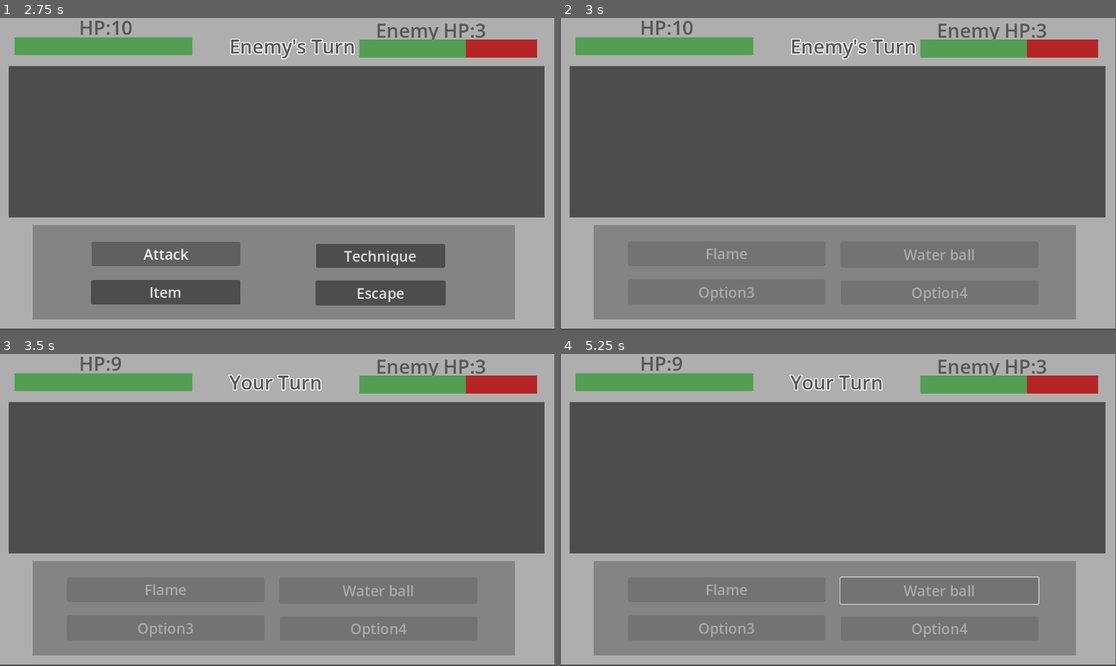
Above: before the commit, frames 1-4 (two rows, left to right).
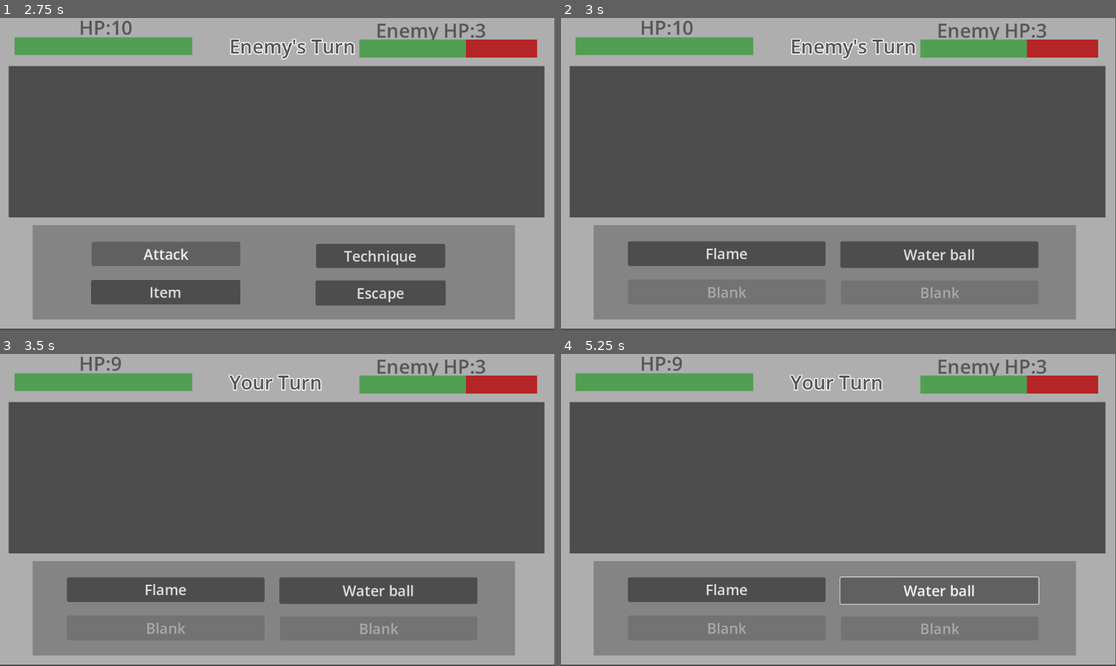
Above: after the commit, the same moments.

Repository: harrilo-boop/Final-design
Game: Godot game, scene res://scenes/overworld.tscn
Same seed, same stepped clock (60 frames per second), same inputs: the game is played once before the commit and once after it.
Inputs (mouse positions are in pixels of both pictures, inside the frame that each line leads up to):
- Up to frame 1 (2.75 s): tap Enter at 0.5 s; hold D (ui_right) 0.53-1.28 s; tap Space at 1.25 s; hold S (ui_down) 1.28-2 s; click "Attack" at 2 s
- Up to frame 2 (3 s): click "Technique" at 2.75 s
- Up to frame 3 (3.5 s): no input
- Up to frame 4 (5.25 s): click (727, 591) at 3.5 s, where only the run after the commit has a clickable "Flame"; click (938, 591) at 4.25 s, where only the run after the commit has a clickable "Water ball"; tap Enter at 5 s; hold D (ui_right) from 5.03 s (still down)

Frame 1 is identical in both runs. In frame 2, 6.0% of the frame differs, in the area x 12-86%, y 71-91%; in frame 3, 6.0%; in frame 4, 3.2%.
Error before the commit: Invalid access to property or key 'tech_name' on a base object of type 'Nil'. (res://script/battle.gd:112)

Commit message:
same as previous one

Diff:
--- a/final-project/script/battle.gd
+++ b/final-project/script/battle.gd
@@ -7,6 +7,8 @@
 #Player variables
 var player_hp:int = 1
 var max_hp:int = 1
+var player_tp:int = 1
+var max_tp:int = 1
 var weapon_atk:int = 2
 var armor_def:int = 1
 var xp_earn:int = 1
@@ -17,7 +19,6 @@
 var enemy_def:int = 0
 #Other options button variables
 var equipped_tech: Array[tech_resource] = [null, null, null, null]
-
 #Damage calculate variables
 var total_damage_atk:int = 0
 var total_enemy_atk:int = 0
@@ -42,6 +43,8 @@
 func _ready() -> void:
 	player_hp = Global.player_hp #connect the autoload data to battle
 	max_hp = Global.max_player_hp
+	player_tp = Global.player_tp
+	max_tp = Global.player_tp
 	weapon_atk = Global.weapon_atk
 	enemy_hp = Global.enemy_hp
 	max_enemy_hp = Global.max_enemy_hp
@@ -74,7 +77,7 @@
 
 func _attack_choose() -> void:
 	if player_turn == true and enemy_turn == false:
-		if enemy_hp >= 1: #wait for more steps!!
+		if enemy_hp >= 1:
 			total_damage_atk = max(0, weapon_atk - enemy_def)
 			enemy_hp = max(0, enemy_hp - total_damage_atk)
 			enemy_bar.value = enemy_hp
@@ -105,17 +108,17 @@
 func _on_tech_pressed() -> void:
 	options_button.hide()
 	tech_options.show()
-	for tech in Global.equipped_tech:
-		if tech != null:
-			tech_1.text = equipped_tech[0].tech_name
-			tech_2.text = equipped_tech[1].tech_name
-			tech_3.text = equipped_tech[2].tech_name
-			tech_4.text = equipped_tech[3].tech_name
-		elif tech == null:
-			tech_1.text = "Blank"
-			tech_2.text = "Blank"
-			tech_3.text = "Blank"
-			tech_4.text = "Blank"
+	var tech_buttons: Array = [tech_1, tech_2, tech_3, tech_4]
+	for i in range(4):
+		if i < Global.equipped_tech.size() and Global.equipped_tech[i] != null:
+			var current_tech = Global.equipped_tech[i]
+			tech_buttons[i].text = current_tech.tech_name
+			tech_buttons[i].disabled = false
+		else:
+			tech_buttons[i].text = "Blank"
+			tech_buttons[i].disabled = true
+
+
 
 
 func tech_damage_check(tech: tech_resource) -> void:
--- a/final-project/script/global.gd
+++ b/final-project/script/global.gd
@@ -3,6 +3,7 @@
 
 @export var weapon_stats: Resource
 @export var armor_stats: Resource
+@export var tech_resource: Resource
 
 #Player's health
 var player_hp:int = 10
